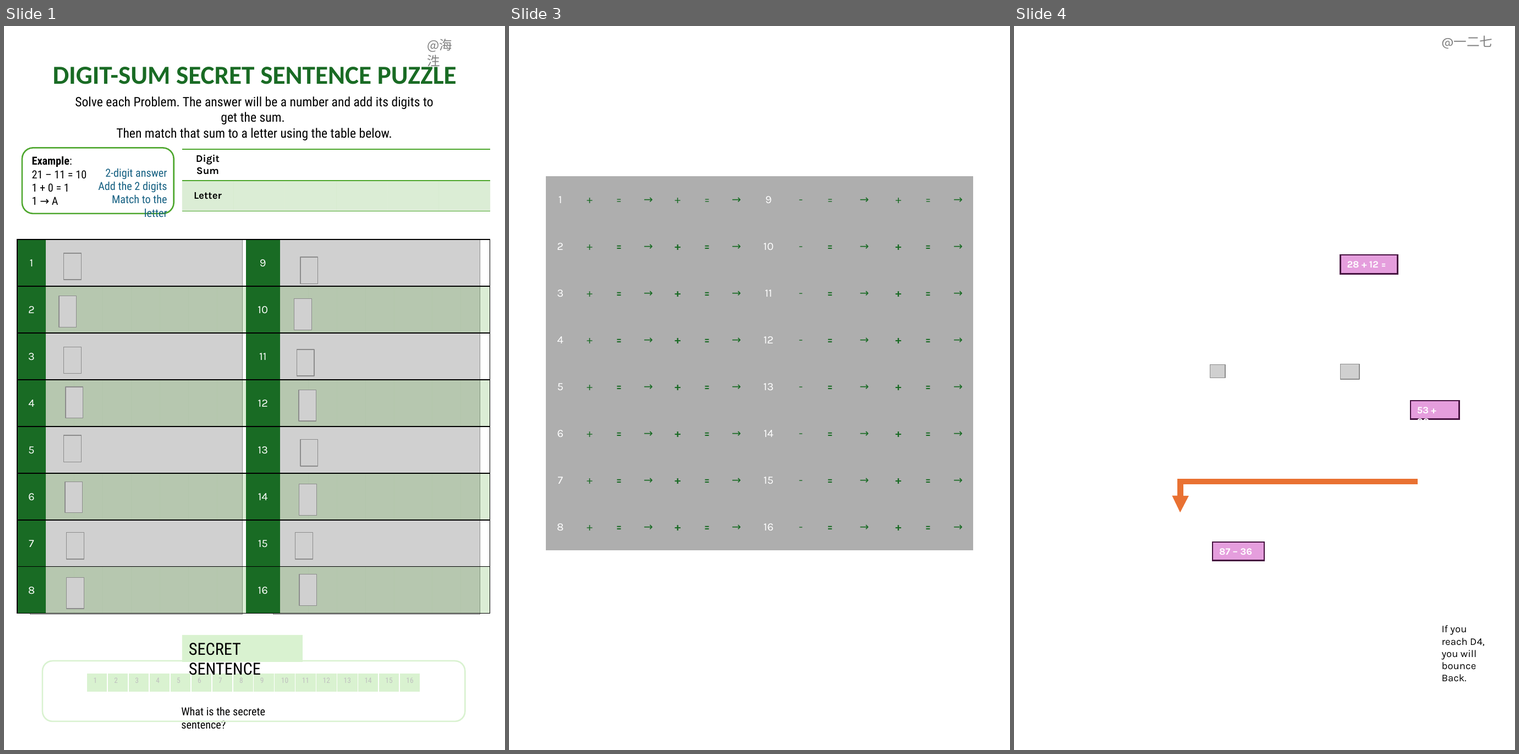
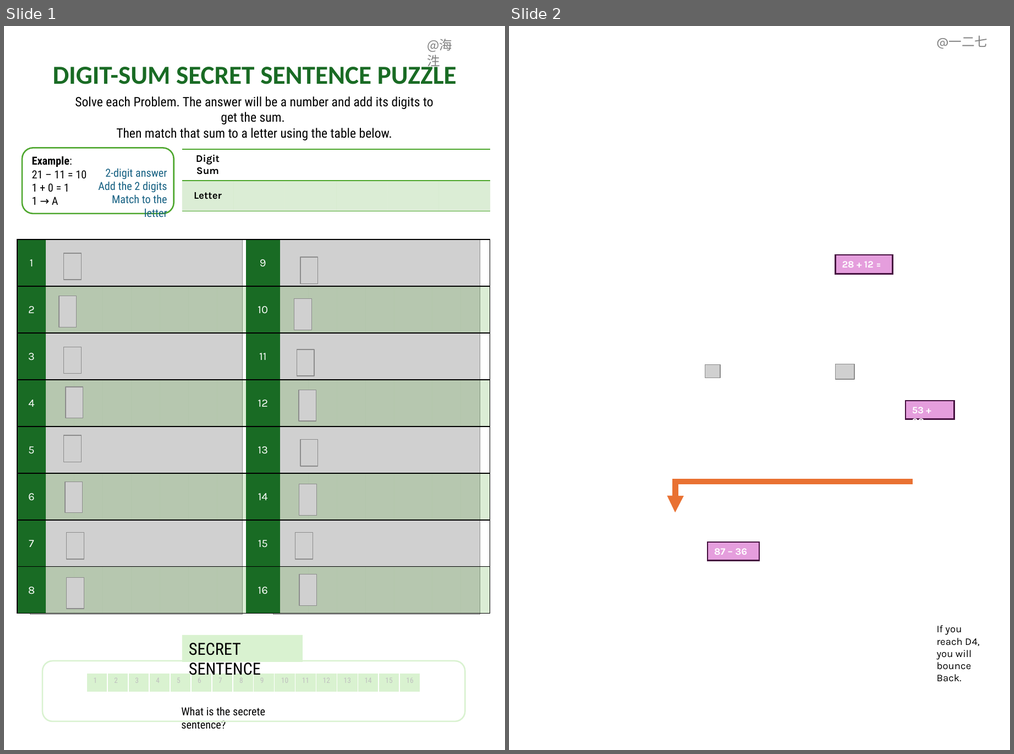
Before and after one commit to haishion7/haishion7.github.io, a slide deck: 海泩/家庭教育/assert/数学/Math.pptx. Shown side by side, each under a label of ours: slides 1, 3 and 4 before the commit, slides 1 and 2 after it; the slides between them are not shown. The pictures are 1519x754 and 1014x754 pixels, drawn with LibreOffice and Linux fonts; fonts in the diff are those of the drawing; grey boxes stand for pictures; background and template pictures are left out. Boxes give left, top, right and bottom in pixels: in the first picture for what was removed or moved away, otherwise in the second. Text is boxed around its words. In the diff, an @@ line names an element or a change of style, - is before the commit and + after.

```diff
--- a/海泩/家庭教育/assert/数学/Math.pptx
+++ b/海泩/家庭教育/assert/数学/Math.pptx
@@ slide 3 removed at [509,26,1010,750], background #FFFFFF @@
@@ table removed at [546,176,973,551], 8 rows, 14 columns @@
-1 | + | = | → | + | = | → | 9 | - | = | → | + | = | →
-2 | + | = | → | + | = | → | 10 | - | = | → | + | = | →
-3 | + | = | → | + | = | → | 11 | - | = | → | + | = | →
-4 | + | = | → | + | = | → | 12 | - | = | → | + | = | →
-5 | + | = | → | + | = | → | 13 | - | = | → | + | = | →
-6 | + | = | → | + | = | → | 14 | - | = | → | + | = | →
-7 | + | = | → | + | = | → | 15 | - | = | → | + | = | →
-8 | + | = | → | + | = | → | 16 | - | = | → | + | = | →
@@ what was slide 4 is now slide 2 @@
```
Also in this commit, not shown: 1 other slide removed, 1 other file.
